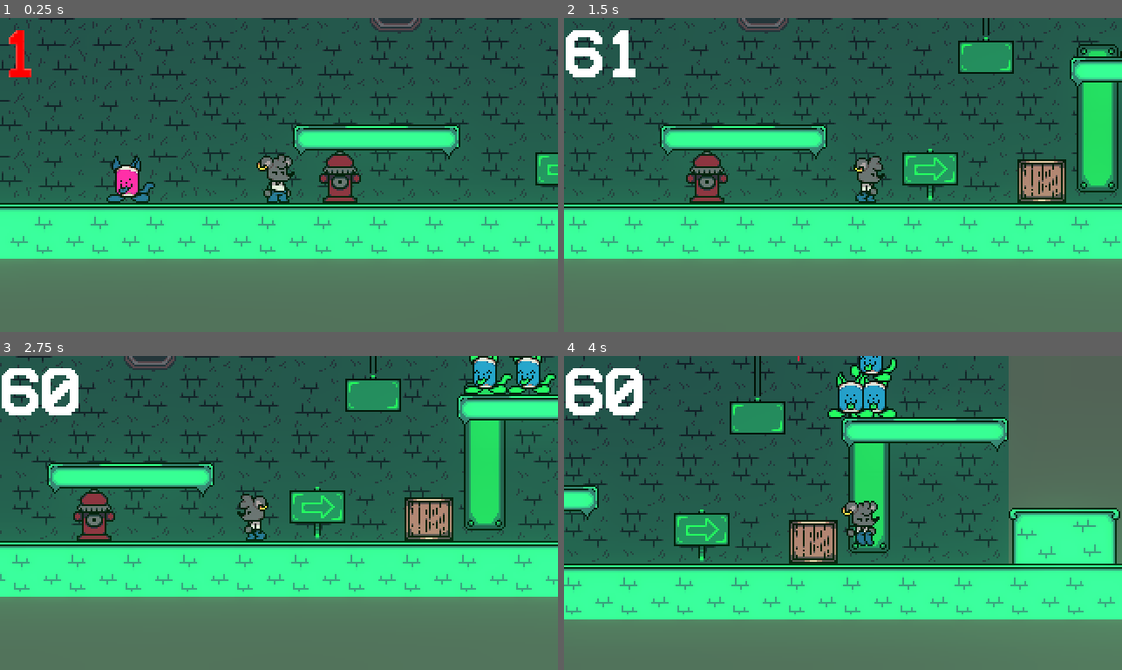
Above: before the commit, frames 1-4 (two rows, left to right).
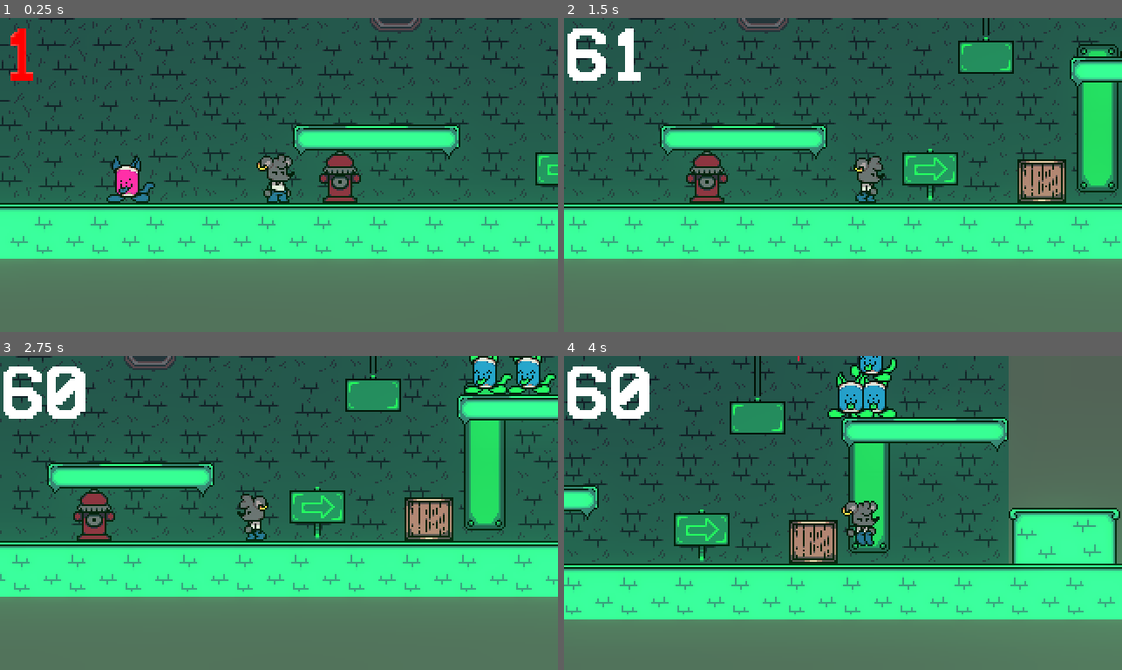
Above: after the commit, the same moments.

Repository: MonkeMango/sidealleysqueaks-source
Game: Godot game, scene res://scenes/Areas/testscene.tscn
Same seed, same stepped clock (60 frames per second), same inputs: the game is played once before the commit and once after it.
Inputs:
- Up to frame 1 (0.25 s): no input
- Up to frame 2 (1.5 s): hold Right (ui_right) from 0.53 s (still down); tap Space (jump) at 0.77 s
- Up to frame 3 (2.75 s): tap Space (jump) at 1.52 s; release Right (ui_right) at 2.03 s; hold Left (ui_left) from 2.03 s (still down)
- Up to frame 4 (4 s): release Left (ui_left) at 2.78 s; hold Right (ui_right) from 2.78 s (still down); tap Space (jump) at 3.02, 3.77 s

The runs differ from the first frame. In frame 1, 0.3% of the frame differs, in the area x 1-6%, y 3-20%; in frame 2, 0.7%; in frame 3, 0.9%, in the area x 0-16%, y 3-20%; in frame 4, 0.9%.

Commit message:
removed the SHITASS positional audio and added toby's new version of wastelight's theme

Diff:
--- a/scenes/Areas/testscene.tscn
+++ b/scenes/Areas/testscene.tscn
@@ -4,7 +4,7 @@
 [ext_resource path="res://assets/wastelight/sprites/tiles/tiles.png" type="Texture" id=2]
 [ext_resource path="res://src/Enemies/Blueberry Kankitty.tscn" type="PackedScene" id=3]
 [ext_resource path="res://scenes/Platforms/Wastelight/Platform.tscn" type="PackedScene" id=4]
-[ext_resource path="res://assets/wastelight/music/wastelight_possible_final_mix_2.mp3" type="AudioStream" id=5]
+[ext_resource path="res://assets/wastelight/music/wastelight_different_take.mp3" type="AudioStream" id=5]
 [ext_resource path="res://src/Enemies/Kankitty.tscn" type="PackedScene" id=6]
 [ext_resource path="res://src/Autoload/fpsCounter.tscn" type="PackedScene" id=7]
 
@@ -585,7 +585,7 @@
 
 [node name="ParallaxLayer3" type="ParallaxLayer" parent="ParallaxBackground"]
 
-[node name="bgaudio" type="AudioStreamPlayer2D" parent="."]
+[node name="bgaudio" type="AudioStreamPlayer" parent="."]
 stream = ExtResource( 5 )
 autoplay = true
 
--- a/src/Autoload/fpsCounter.tscn
+++ b/src/Autoload/fpsCounter.tscn
@@ -4,7 +4,8 @@
 [ext_resource path="res://assets/fonts/vcr.ttf" type="DynamicFontData" id=2]
 
 [sub_resource type="DynamicFont" id=1]
-size = 40
+size = 43
+use_mipmaps = true
 use_filter = true
 font_data = ExtResource( 2 )
 
@@ -14,7 +15,7 @@
 [node name="CanvasLayer" type="CanvasLayer" parent="."]
 
 [node name="Label" type="Label" parent="CanvasLayer"]
-margin_right = 45.0
-margin_bottom = 31.0
+margin_right = 147.0
+margin_bottom = 86.0
 custom_fonts/font = SubResource( 1 )
 text = "100"
Not shown, added: assets/wastelight/music/wastelight_different_take.mp3.import
Not shown, added: assets/wastelight/music/wastelight_different_take.mp3
